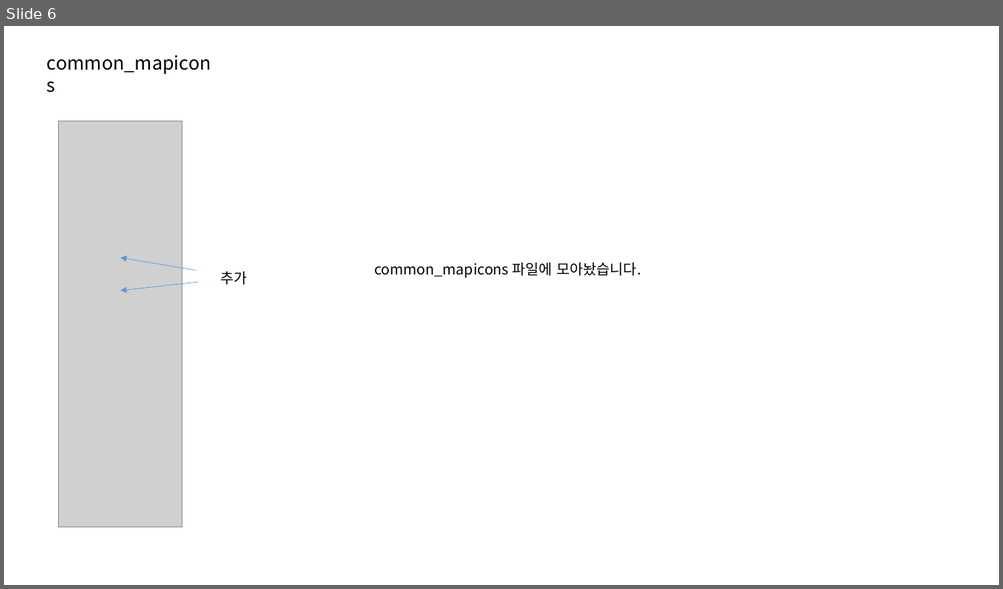
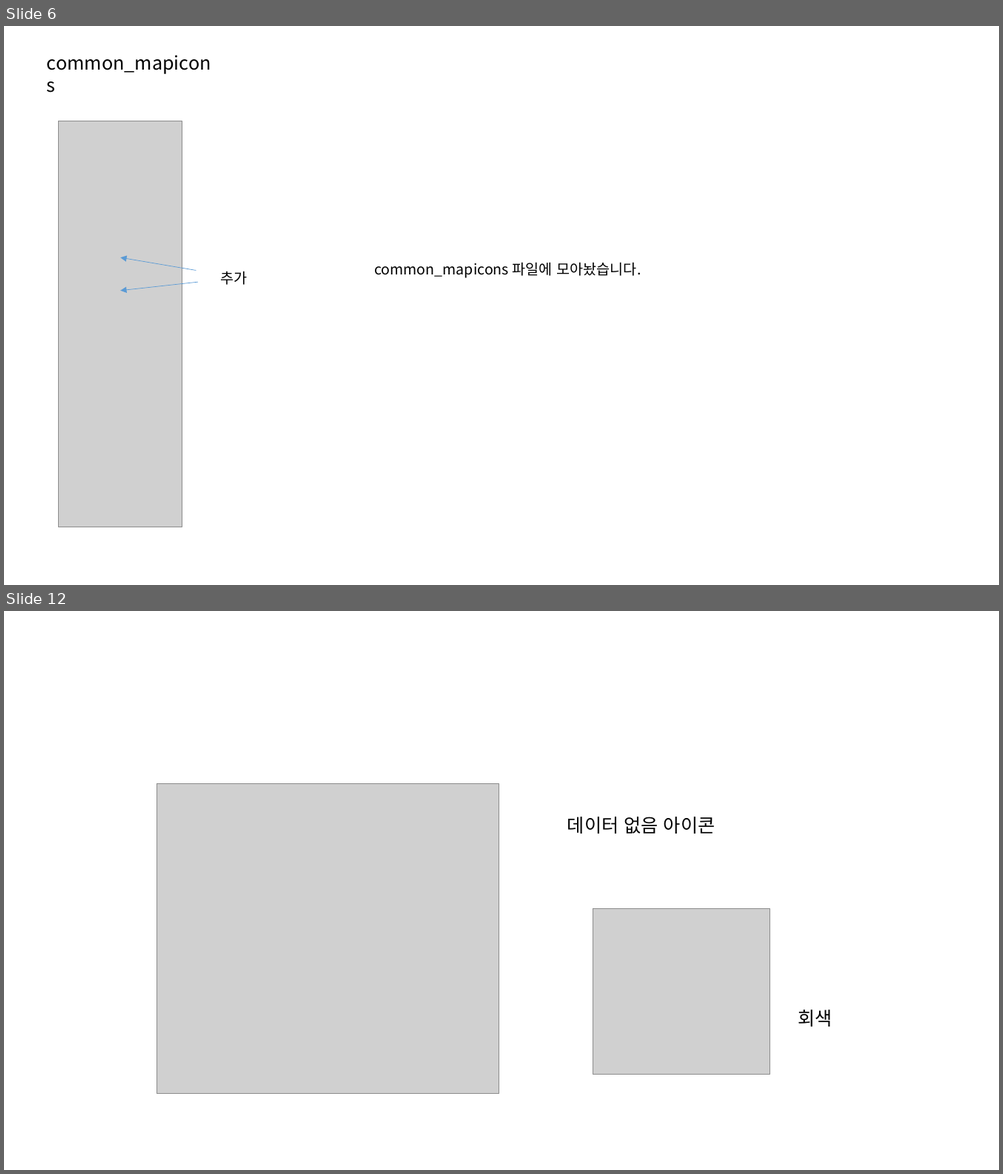
Before and after one commit to jeoungGyy/sejong, a slide deck: ppt/04-03.pptx. Shown one above the other, each under a label of ours: slide 6 before the commit, slides 6 and 12 after it; the slides between them are not shown. The pictures are 1003x589 and 1003x1174 pixels, drawn with LibreOffice and Linux fonts; fonts in the diff are those of the drawing; grey boxes stand for pictures. Boxes give left, top, right and bottom in pixels: in the first picture for what was removed or moved away, otherwise in the second. Text is boxed around its words. In the diff, an @@ line names an element or a change of style, - is before the commit and + after.

```diff
--- a/ppt/04-03.pptx
+++ b/ppt/04-03.pptx
@@ slide 12 added at box(4, 611, 999, 1170), background #FFFFFF @@
@@ picture added at box(157, 784, 498, 1094) @@
@@ text added at box(567, 817, 715, 834), 18 pt, text #000000 @@
+데이터 없음 아이콘
@@ picture added at box(593, 908, 768, 1074) @@
@@ text added at box(798, 1010, 832, 1027), 18 pt, text #000000 @@
+회색
```
Also in this commit, not shown: 10 other slides added, 14 other files.
